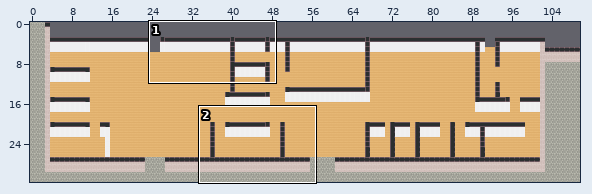
Two states of a Tiled map (JSON), map.tmj. The first picture is a wide view before the edit; the outline marks the close-up.
Close-up. The starting point:
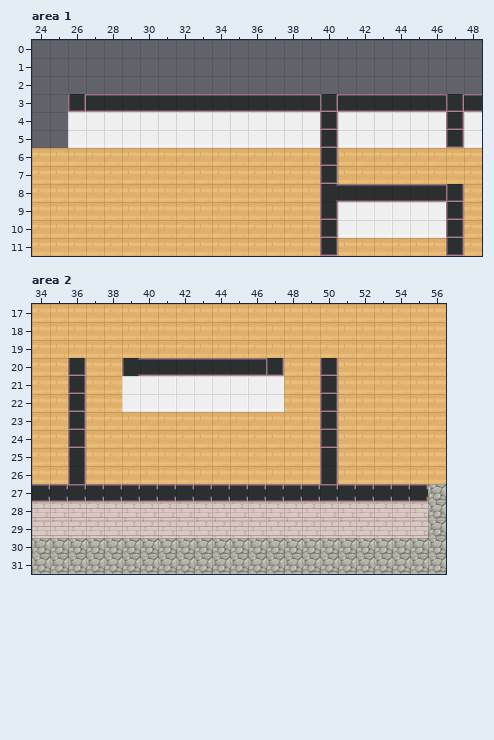
Cells are 32x32 px. Shown: area 1 x 24..48, y 0..11; area 2 x 34..56, y 17..31. The commit also changed other parts of the map, which this record leaves out.
New version:
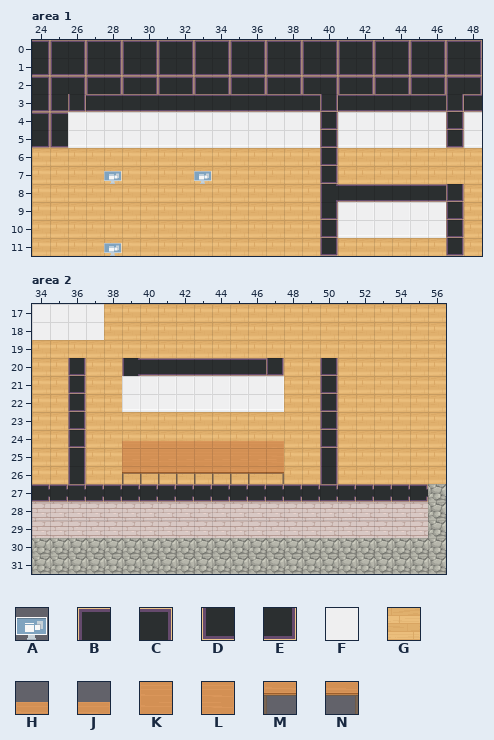
Key: from "WA_Miscellaneous": A 0; from "WA_Room_Builder": B 25, C 26, D 50, E 51, F 120, G 169; from "WA_Tables": H 0, J 1, K 10, L 11, M 20, N 21.
_ is an empty cell.
Difference:
Layer "floor/floor1", area 1:
Tile B now appears in row 0 at x 25, 27, 29, 31, 33, 35, 37, 39, 41, 43, 45 and 47; in row 2 at x 25, 27, 29, 31, 33, 35, 37, 39, 41, 43, 45 and 47; in row 4 at x 25.
Tile C now appears in row 0 at x 24, 26, 28, 30, 32, 34, 36, 38, 40, 42, 44, 46 and 48; in row 2 at x 24, 26, 28, 30, 32, 34, 36, 38, 40, 42, 44, 46 and 48; in row 4 at x 24.
Tile D now appears in row 1 at x 25, 27, 29, 31, 33, 35, 37, 39, 41, 43, 45 and 47; in row 3 at x 25; in row 5 at x 25.
Tile E now appears in row 1 at x 24, 26, 28, 30, 32, 34, 36, 38, 40, 42, 44, 46 and 48; in row 3 at x 24; in row 5 at x 24.
Layer "furniture/furniture1", area 1:
Tile A now appears in row 7 at x 28 and 33; in row 11 at x 28.
Layer "walls/walls1", area 2:
The author changed tile G to tile F in rows 17 to 18 at x 34 to 37.
Layer "furniture/furniture1", area 2:
Tile H now appears in row 24 at x 39 to 46.
Tile J now appears in row 24 at x 47.
Tile K now appears in row 25 at x 39 to 46.
Tile L now appears in row 25 at x 47.
Tile M now appears in row 26 at x 39 to 46.
Tile N now appears in row 26 at x 47.
